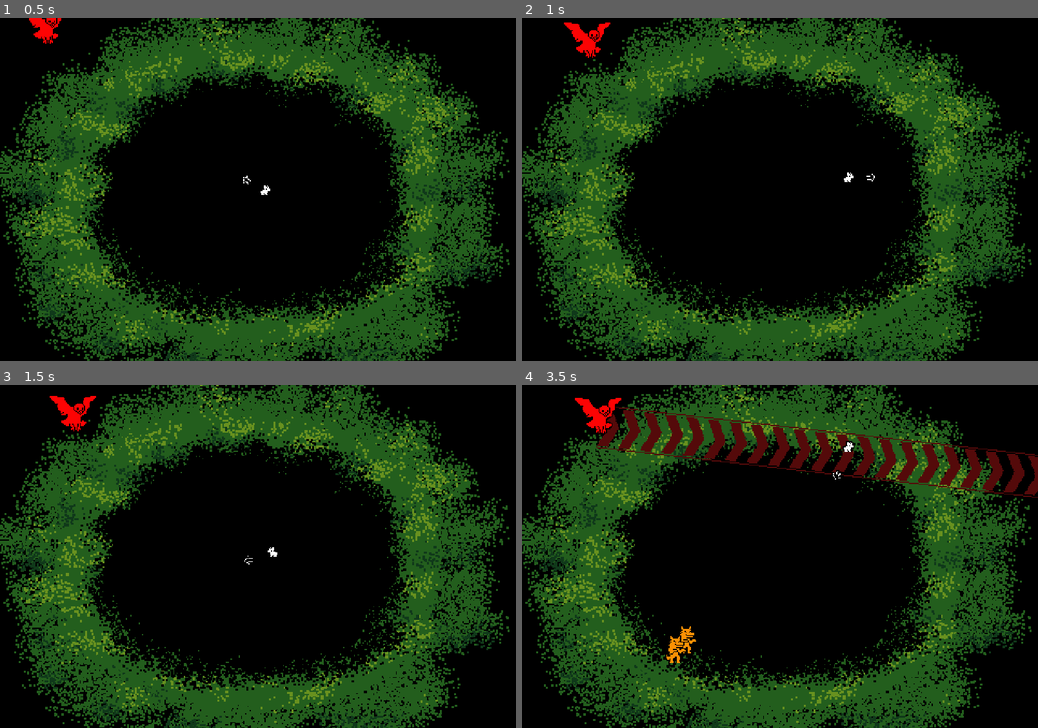
Above: before the commit, frames 1-4 (two rows, left to right).
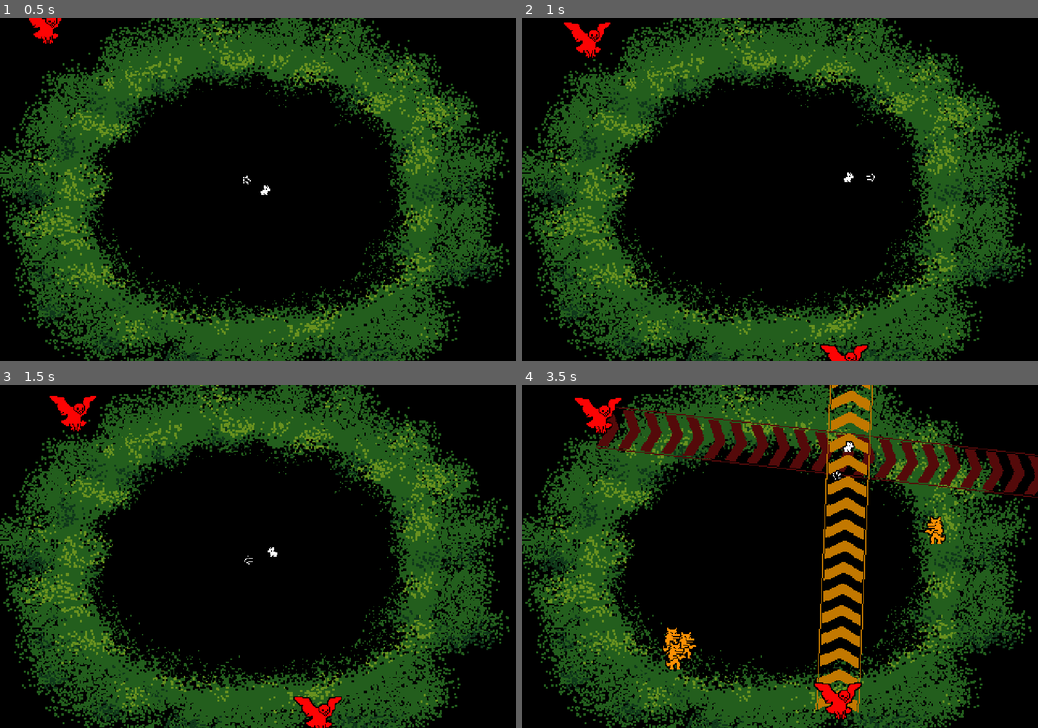
Above: after the commit, the same moments.

Repository: GerrZa/minijam-rabbit
Game: Godot game, scene res://scr/level/base_level.tscn
The game is run twice, just before and just after one commit, with the same random seed, the same clock (stepped at 60 frames per second) and the same inputs.
Inputs (mouse positions are in pixels of both pictures, inside the frame that each line leads up to):
- Up to frame 1 (0.5 s): no input
- Up to frame 2 (1 s): move the mouse to (893, 172) at 0.52 s; click (893, 172) at 0.6 s
- Up to frame 3 (1.5 s): move the mouse to (154, 573) at 1.27 s; click (154, 573) at 1.35 s
- Up to frame 4 (3.5 s): move the mouse to (831, 481) at 2.02 s; click (831, 481) at 2.1 s; move the mouse to (754, 625) at 2.77 s; click (754, 625) at 2.85 s

Frame 1 is identical in both runs. In frame 2, 0.3% of the frame differs, in the area x 57-68%, y 95-100%; in frame 3, 0.5%; in frame 4, 4.8%, in the area x 27-83%, y 0-98%.

Commit message:
before going to love2d

Diff:
--- a/scr/level/base_level.gd
+++ b/scr/level/base_level.gd
@@ -1,7 +1,7 @@
 extends Node2D
 
 var spawn_t_range = Vector2(2,5)
-var spawn_n_range = Vector2(2,3)
+var spawn_n_range = Vector2(4,7)
 
 var time = 0
 
--- a/scr/level/base_level.tscn
+++ b/scr/level/base_level.tscn
@@ -81,6 +81,10 @@
 z_index = 5
 position = Vector2(468, 15)
 
+[node name="Nemesis4" parent="." instance=ExtResource("2_4y1mb")]
+z_index = 5
+position = Vector2(447, 311)
+
 [node name="ene_spawn_timer" type="Timer" parent="."]
 one_shot = true
 
